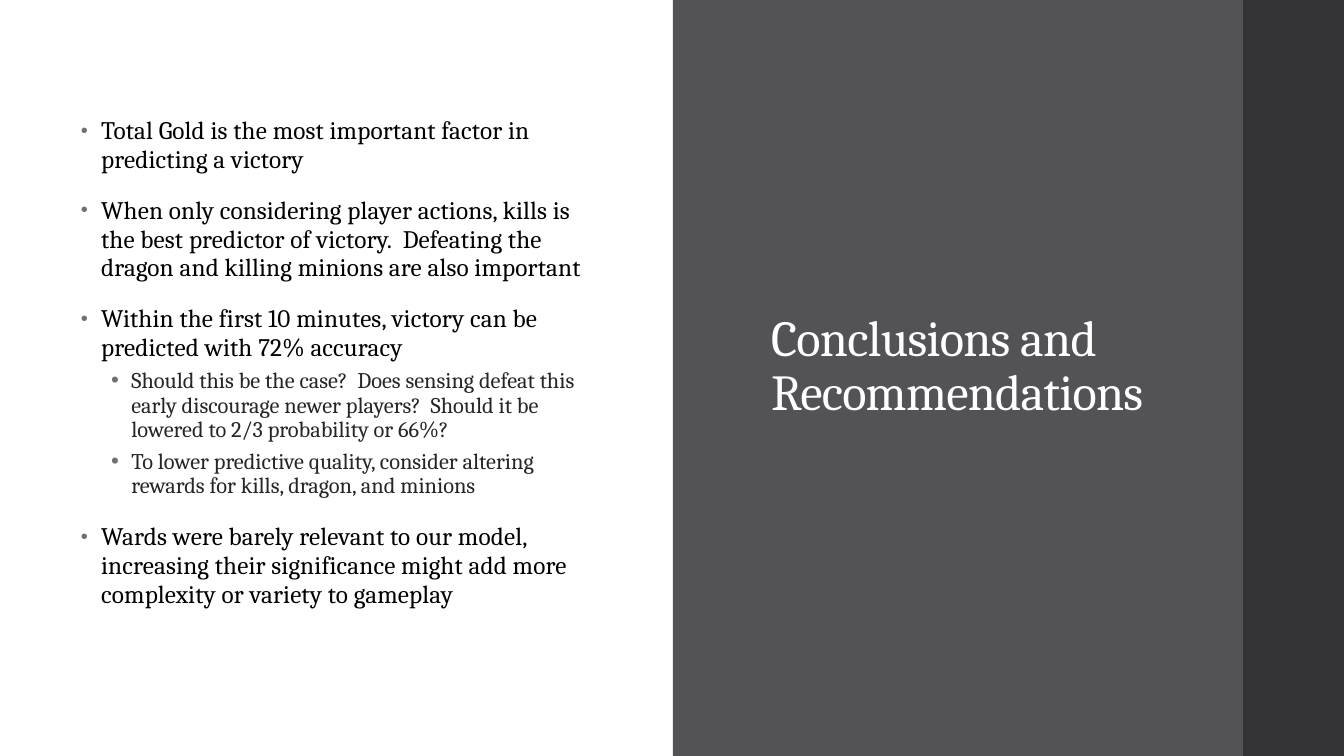
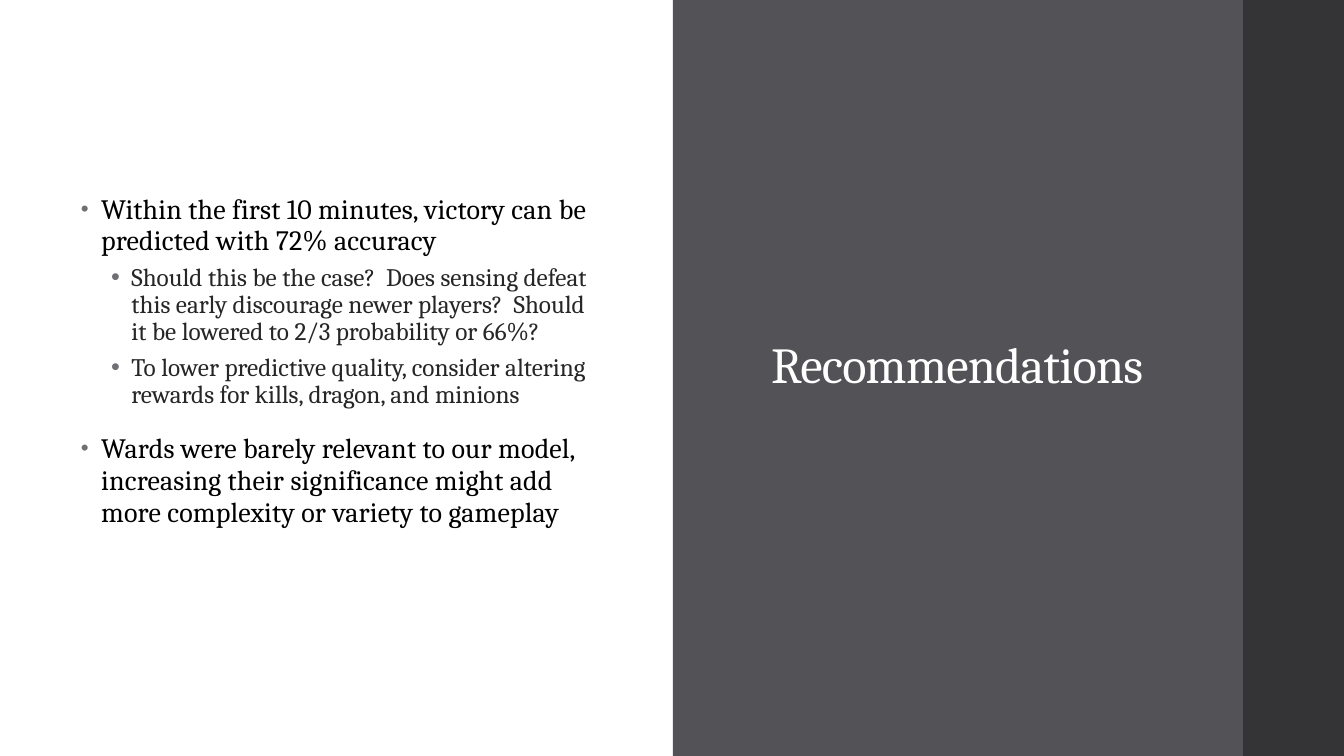
Before and after one commit to Drymander/League-of-Legends-Victory-Classification, a slide deck: slide 11 of images/Johnny Dryman - Phase 3 Project Presentation.pptx (slide 10 before the commit). Drawn at 1344x756 pixels with LibreOffice and Linux fonts; fonts in the diff are those of the drawing. Boxes give left, top, right and bottom in pixels: in the first picture for what was removed or moved away, otherwise in the second. Text is boxed around its words. In the diff, an @@ line names an element or a change of style, - is before the commit and + after.

```diff
--- a/images/Johnny Dryman - Phase 3 Project Presentation.pptx
+++ b/images/Johnny Dryman - Phase 3 Project Presentation.pptx
@@ text "Within the first 10 minutes, ..." at (101,199,587,528): size 18 to 20 pt in "Within the first 10 minutes, victory can ...", "Wards were barely relevant to our model, ..."; size 16 to 18 pt in "Should this be the case? Does sensing ...", "To lower predictive quality, consider altering rewards ..." @@
@@ text at (101,121,580,282): paragraphs removed @@
-• Total Gold is the most important factor in predicting a victory
-• When only considering player actions, kills is the best predictor of victory. Defeating the dragon and killing minions are also important
@@ title at (771,348,1143,384): text changed @@
-Conclusions and Recommendations
+Recommendations
```
Also in this commit, not shown: 3 other slides changed, 1 slide added, 5 other files.
